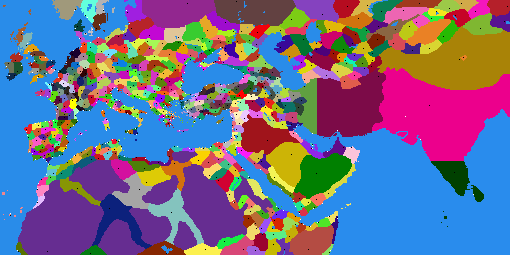
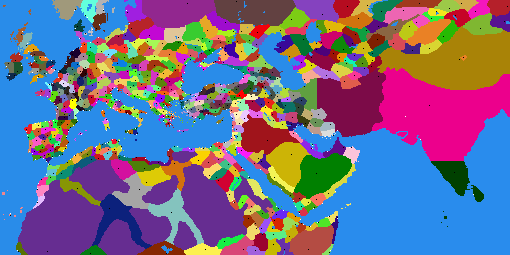
Before/after of a (510, 255) layered artwork. What changed in the layer stack:
painted on "map_regions" over [297, 103, 372, 139]
